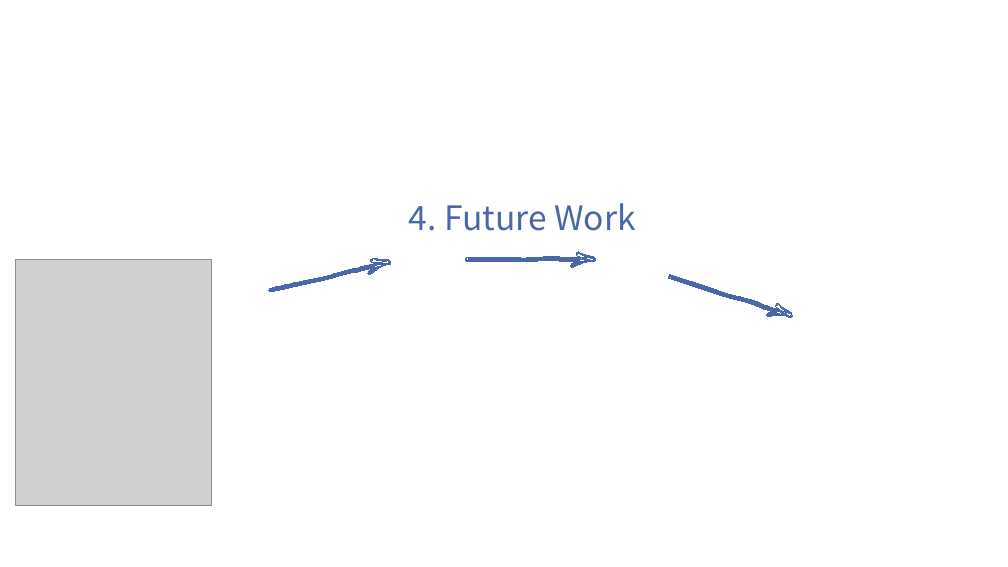
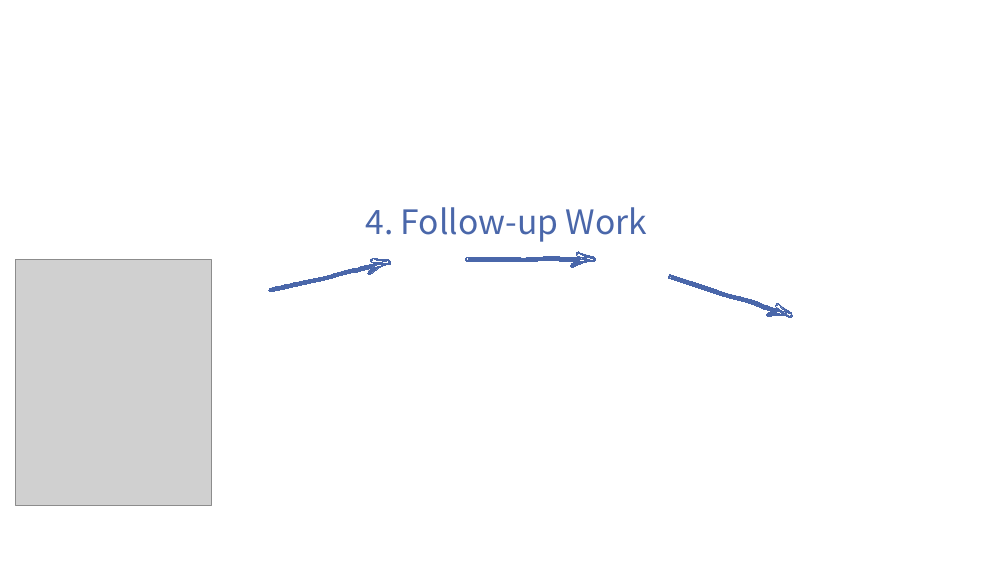
Before and after one commit to LZKPKU/-, a slide deck: slide 31 of House Price Prediction.pptx (slide 17 before the commit). Drawn at 1008x567 pixels with LibreOffice and Linux fonts; fonts in the diff are those of the drawing; grey boxes stand for pictures; background and template pictures are left out. Boxes give left, top, right and bottom in pixels: in the first picture for what was removed or moved away, otherwise in the second. Text is boxed around its words. In the diff, an @@ line names an element or a change of style, - is before the commit and + after.

```diff
--- a/House Price Prediction.pptx
+++ b/House Price Prediction.pptx
@@ text at box(365, 207, 647, 242): text changed @@
-4. Future Work
+4. Follow-up Work
```
Also in this commit, not shown: 10 other slides changed, 21 slides added, 4 slides removed.
